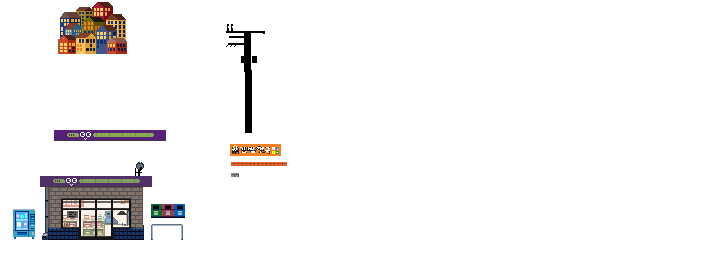
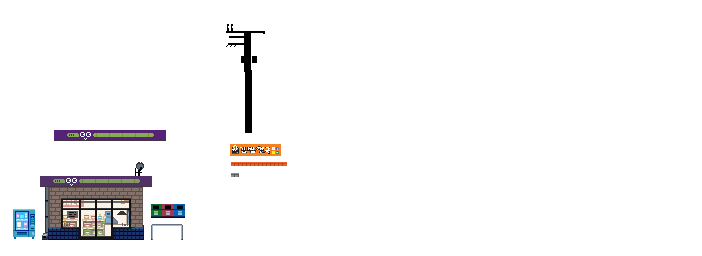
Before/after of a w=702, h=256 layered artwork. What changed in the layer stack:
removed layer "레이어 9" over [58, 2, 127, 54]